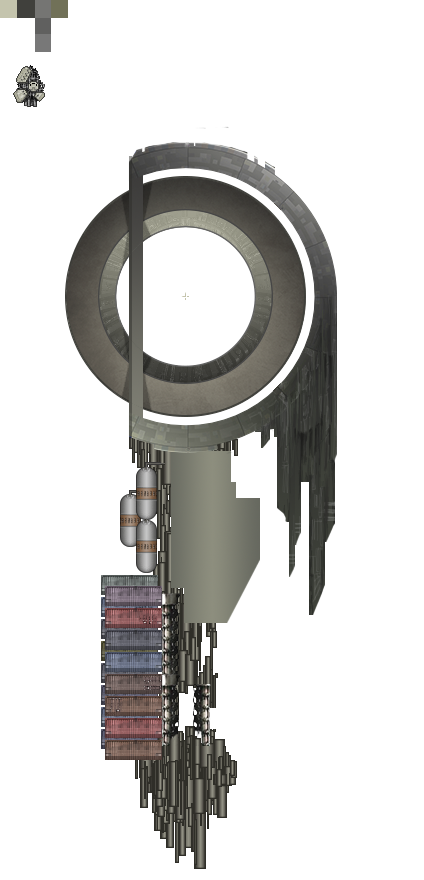
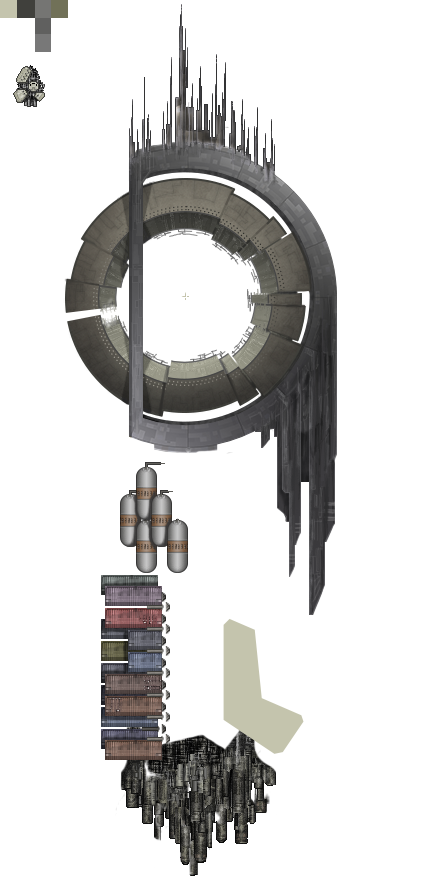
Comparing the layer stacks of the two 424 x 880 images. Changes:
added group "outer ring xbars STAGE 3" with 3 layers above "front antenna work" over [117, 4, 337, 616]
added layer "outer ring + decor" in group "outer ring xbars STAGE 3" over [117, 4, 337, 616]
"detailing": opacity 100% → 33%, moved it into group "outer ring xbars STAGE 2", painted on it over [254, 292, 337, 615]
moved "outer ring and crossbars copy" into group "outer ring xbars STAGE 2", painted on it over [66, 126, 337, 615]
renamed "keel" to "keel (scrapped)", hid the group it (1 layers) over [164, 430, 260, 623]
renamed "cargo bg" to "cargo coupling", moved it above "top", painted on it over [144, 593, 211, 746]
added group "armor coverings" with 1 layers above "engines" over [223, 618, 304, 754]
added layer "Layer 9" in group "armor coverings" over [223, 618, 304, 754]
added group "engines" with 7 layers above "scaffolding (scrapped)" over [115, 723, 288, 876]
added layer "Layer 3" in group "engines" over [115, 723, 288, 876]
renamed "scaffolding" to "scaffolding (scrapped)", hid the group it (1 layers) over [129, 435, 238, 869]
added group "inner ring iteration 4" with 2 layers above "inner ring iteration 3" over [63, 167, 316, 424]
added layer "inner ring touchups for outer ring" in group "inner ring iteration 4" over [140, 167, 316, 424]
added layer "inner ring" (1st of 2, in "inner ring iteration 4") in group "inner ring iteration 4" over [63, 176, 314, 418]
hid group "inner ring iteration 2" (4 layers) over [63, 174, 308, 419]
renamed "inner inner ring greebling" to "greebling copy 2", opacity 100% → 45%, painted on it over [63, 174, 308, 419]
added group "outer ring LOW" with 2 layers above "docs" over [137, 159, 323, 435]
added layer "texture" (12%) in group "outer ring LOW" over [137, 159, 323, 435]
added layer "Outer Ring inner circuitry" in group "outer ring LOW" over [137, 159, 323, 435]
…and 22 more changes (18 added, 2 painted, 2 removed, 2 renamed)
